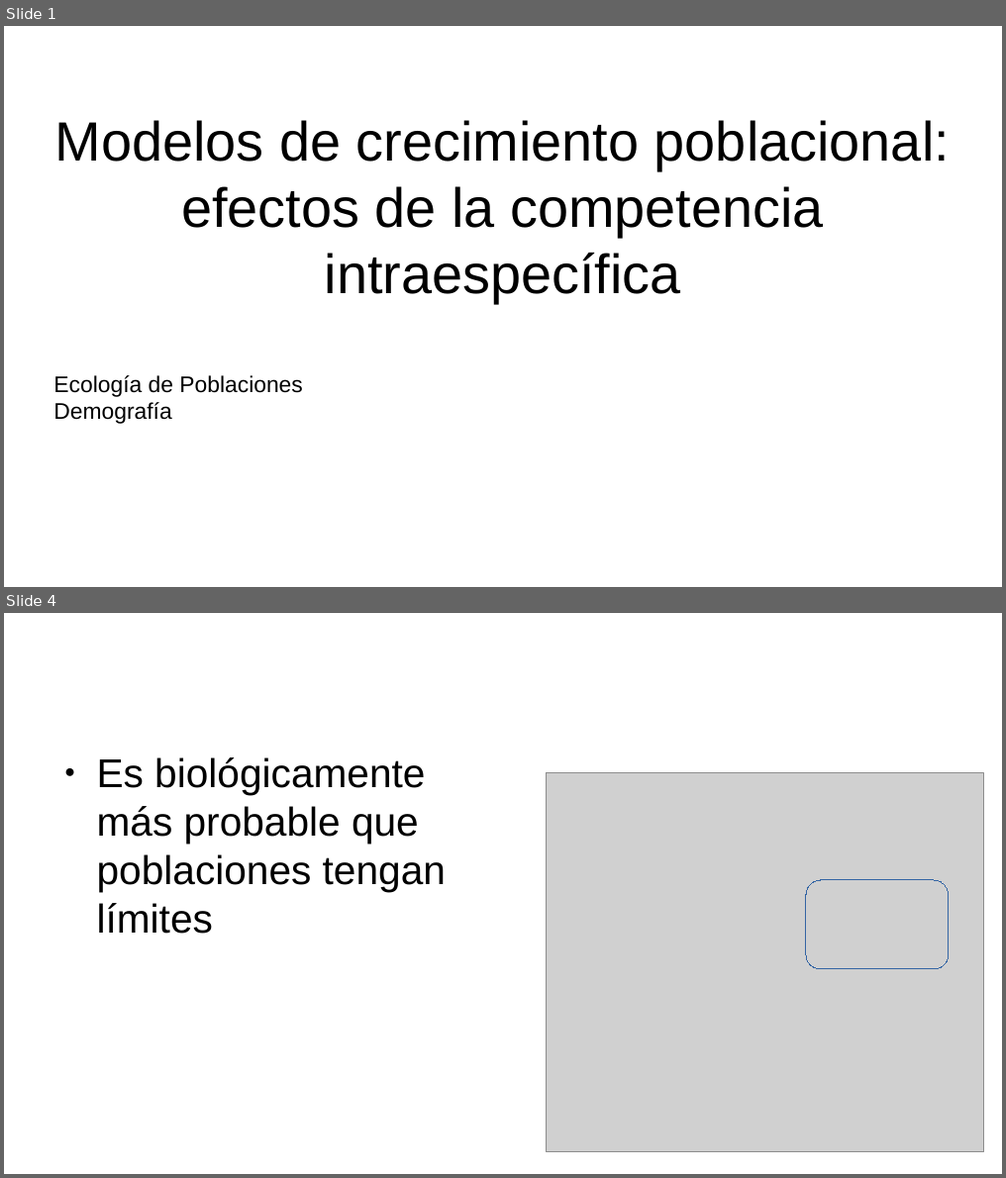
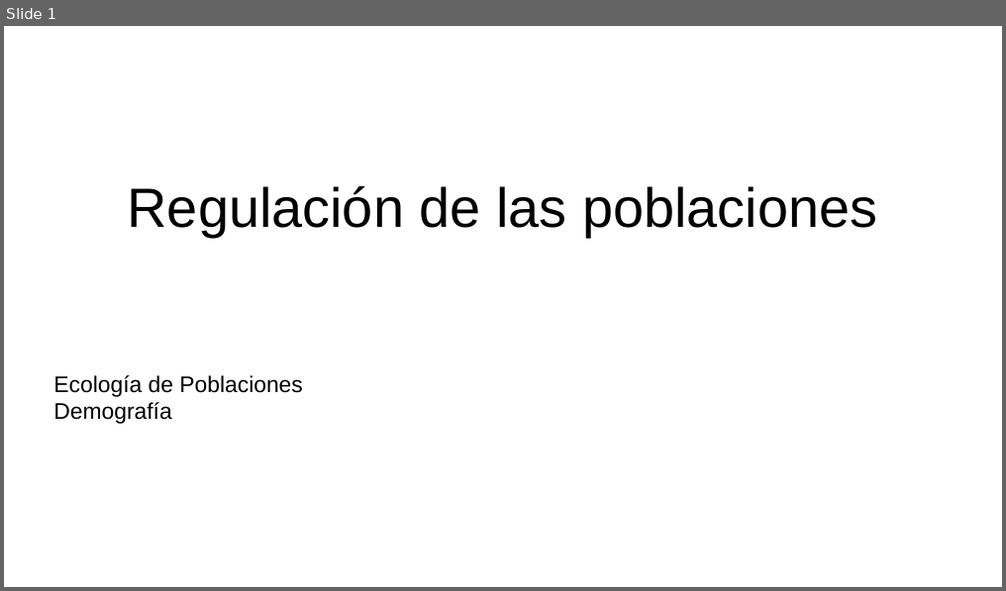
Before and after one commit to gerardommc/Ecologia-poblaciones, a slide deck: Unidad-2/Regulacion-poblaciones.odp. Shown one above the other, each under a label of ours: slides 1 and 4 before the commit, slide 1 after it; the slides between them are not shown. The pictures are 1006x1178 and 1006x591 pixels, drawn with LibreOffice and Linux fonts; fonts in the diff are those of the drawing; grey boxes stand for pictures. Boxes give left, top, right and bottom in pixels: in the first picture for what was removed or moved away, otherwise in the second. Text is boxed around its words. In the diff, an @@ line names an element or a change of style, - is before the commit and + after.

```diff
--- a/Unidad-2/Regulacion-poblaciones.odp
+++ b/Unidad-2/Regulacion-poblaciones.odp
@@ slide 4 removed at bbox=[4, 613, 1002, 1174], background #FFFFFF @@
@@ text removed at bbox=[97, 758, 446, 934] @@
-● Es biológicamente más probable que poblaciones tengan límites
@@ picture removed at bbox=[546, 773, 984, 1153] @@
@@ rounded rectangle removed at bbox=[806, 880, 948, 968] @@
@@ slide 1 changed as well @@
@@ title at bbox=[128, 186, 877, 237]: text changed @@
-Modelos de crecimiento poblacional: efectos de la competencia intraespecífica
+Regulación de las poblaciones
```
Also in this commit, not shown: 3 slides added, 14 other slides removed, 3 other files.
